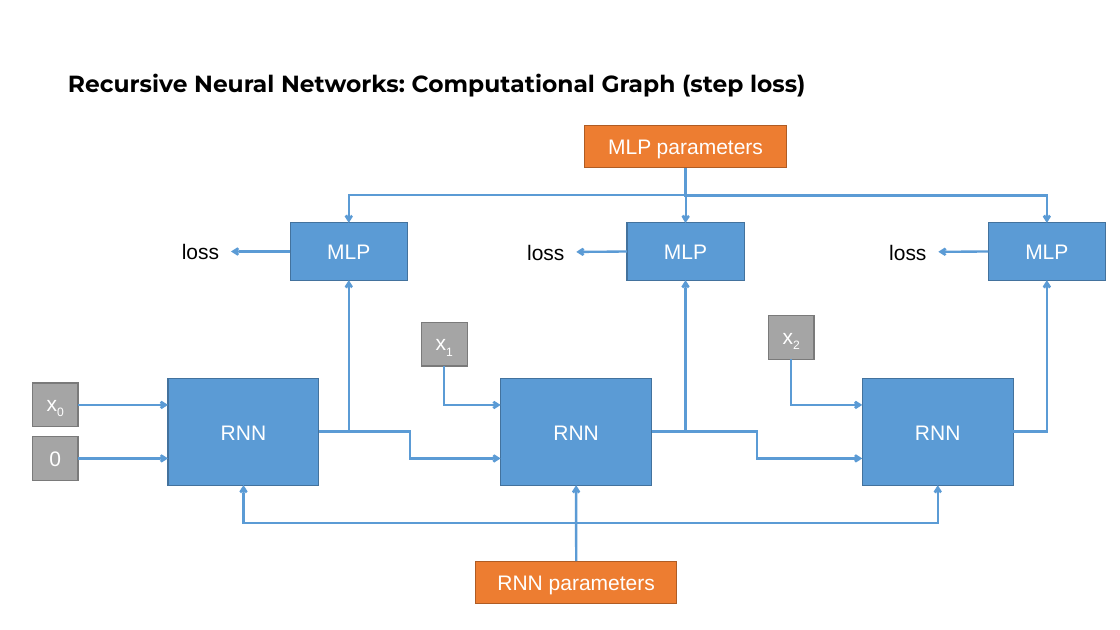
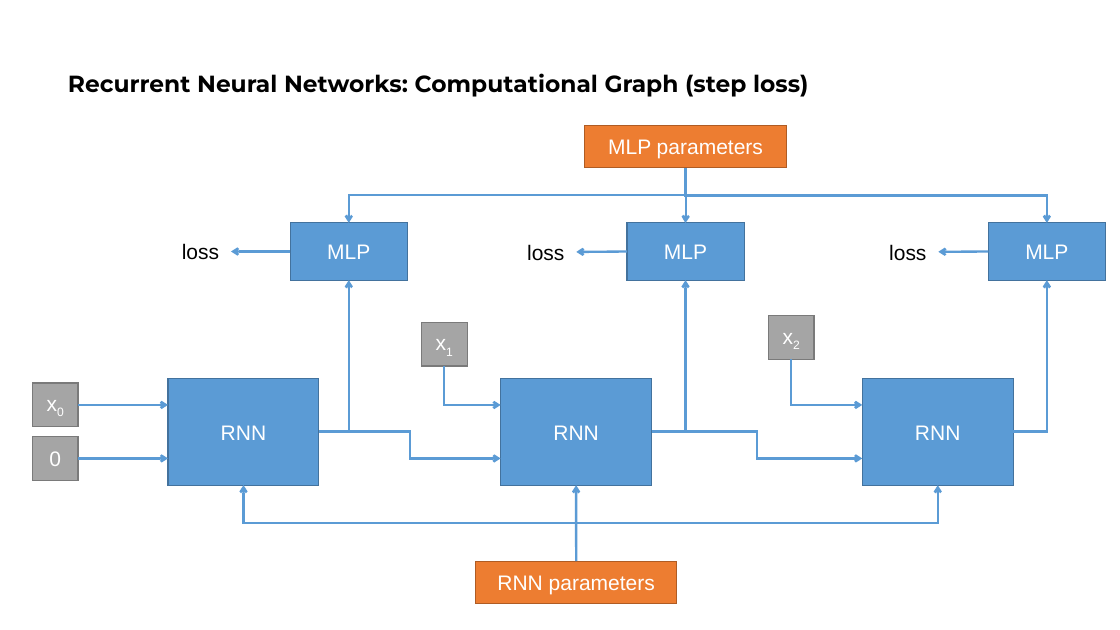
Before and after one commit to galatolofederico/cidl2324, a slide deck: slide 6 of Lecture 4/rnn.pptx. Drawn at 1120x630 pixels with LibreOffice and Linux fonts; fonts in the diff are those of the drawing. Boxes give left, top, right and bottom in pixels: in the first picture for what was removed or moved away, otherwise in the second. Text is boxed around its words. In the diff, an @@ line names an element or a change of style, - is before the commit and + after.

```diff
--- a/Lecture 4/rnn.pptx
+++ b/Lecture 4/rnn.pptx
@@ title at (x1=68, y1=73, x2=808, y2=97): text changed @@
-Recursive Neural Networks: Computational Graph (step loss)
+Recurrent Neural Networks: Computational Graph (step loss)
```
Also in this commit, not shown: 5 other slides changed, 1 other file.
